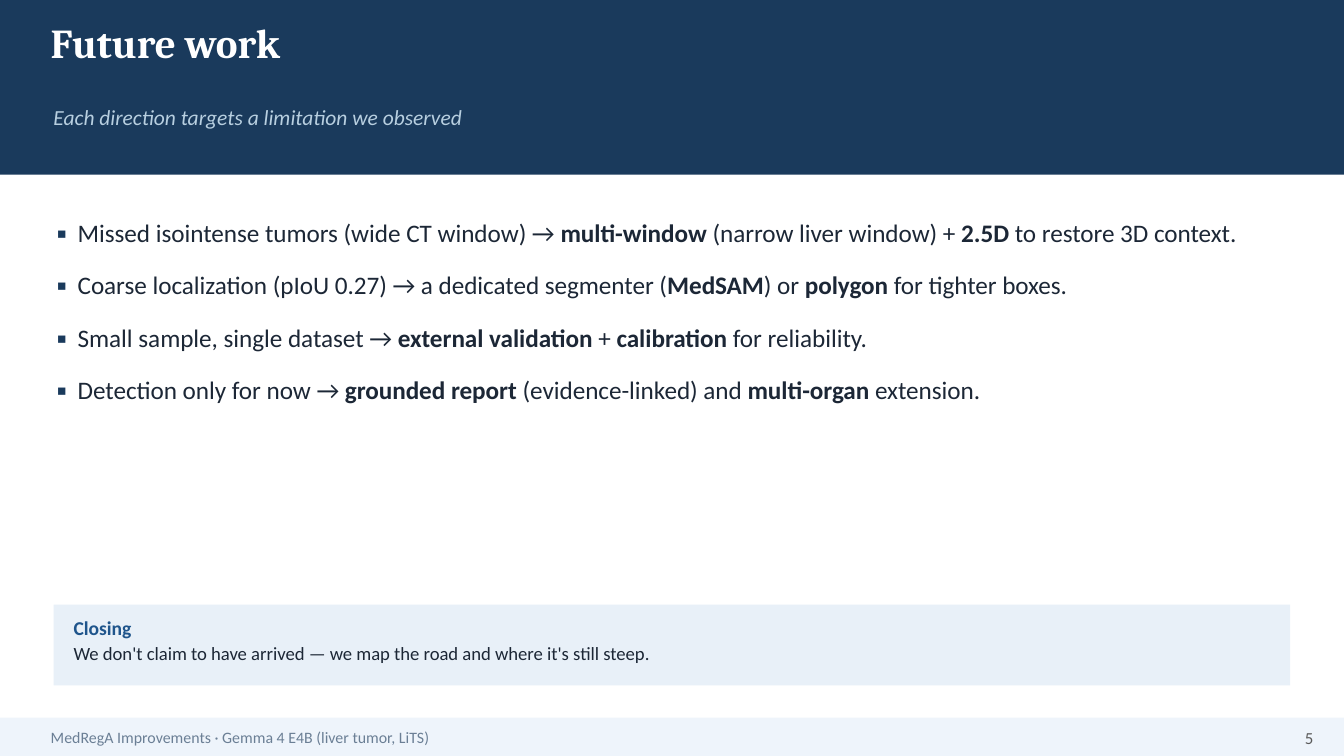
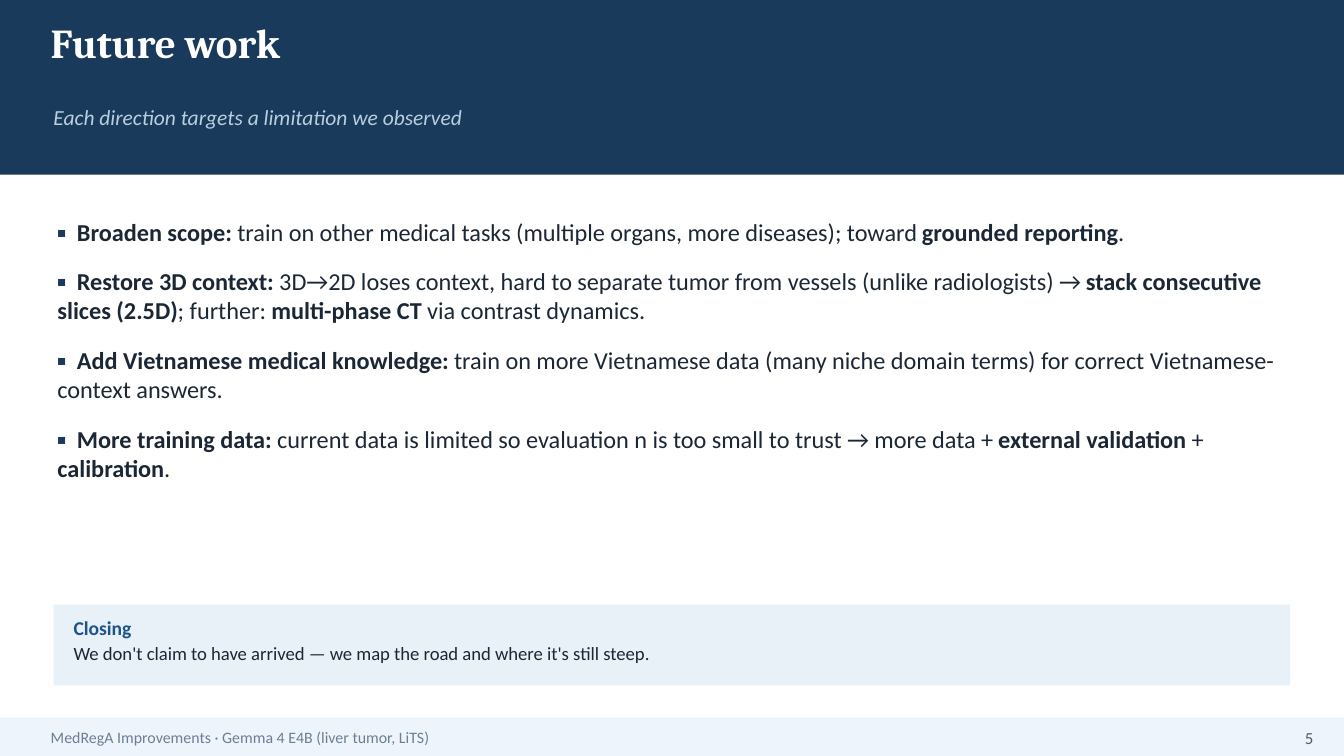
Before and after one commit to HatDuaa/medrega-liver-seminar, a slide deck: slide 5 of seminar/cai_tien/slides_5min_EN.pptx. Drawn at 1344x756 pixels with LibreOffice and Linux fonts; fonts in the diff are those of the drawing. Boxes give left, top, right and bottom in pixels: in the first picture for what was removed or moved away, otherwise in the second. Text is boxed around its words. In the diff, an @@ line names an element or a change of style, - is before the commit and + after.

```diff
--- a/seminar/cai_tien/slides_5min_EN.pptx
+++ b/seminar/cai_tien/slides_5min_EN.pptx
@@ text at box(57, 223, 1274, 477): text changed; size 13.5 to 13 pt @@
-▪ Missed isointense tumors (wide CT window) → multi-window (narrow liver window) + 2.5D to restore 3D context.
-▪ Coarse localization (pIoU 0.27) → a dedicated segmenter (MedSAM) or polygon for tighter boxes.
-▪ Small sample, single dataset → external validation + calibration for reliability.
-▪ Detection only for now → grounded report (evidence-linked) and multi-organ extension.
+▪ Broaden scope: train on other medical tasks (multiple organs, more diseases); toward grounded reporting.
+▪ Restore 3D context: 3D→2D loses context, hard to separate tumor from vessels (unlike radiologists) → stack consecutive slices (2.5D); further: multi-phase CT via contrast dynamics.
+▪ Add Vietnamese medical knowledge: train on more Vietnamese data (many niche domain terms) for correct Vietnamese-context answers.
+▪ More training data: current data is limited so evaluation n is too small to trust → more data + external validation + calibration.
```
Also in this commit, not shown: 2 other files.
